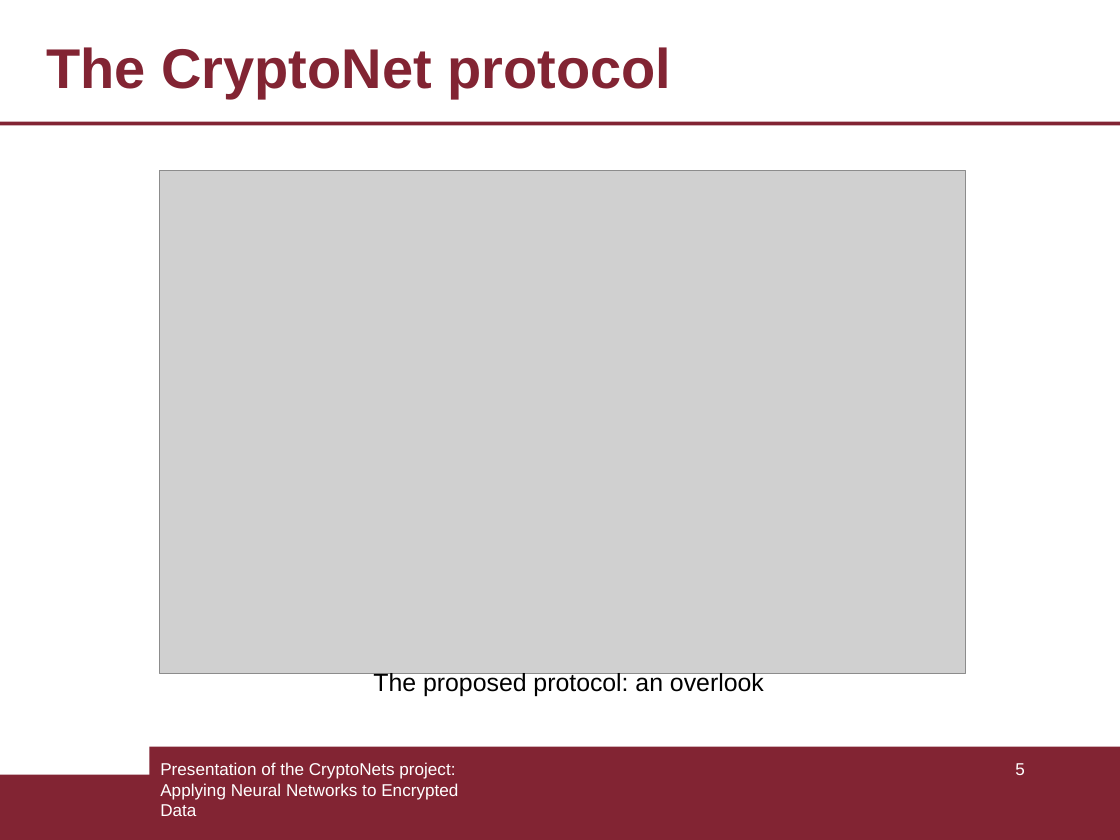
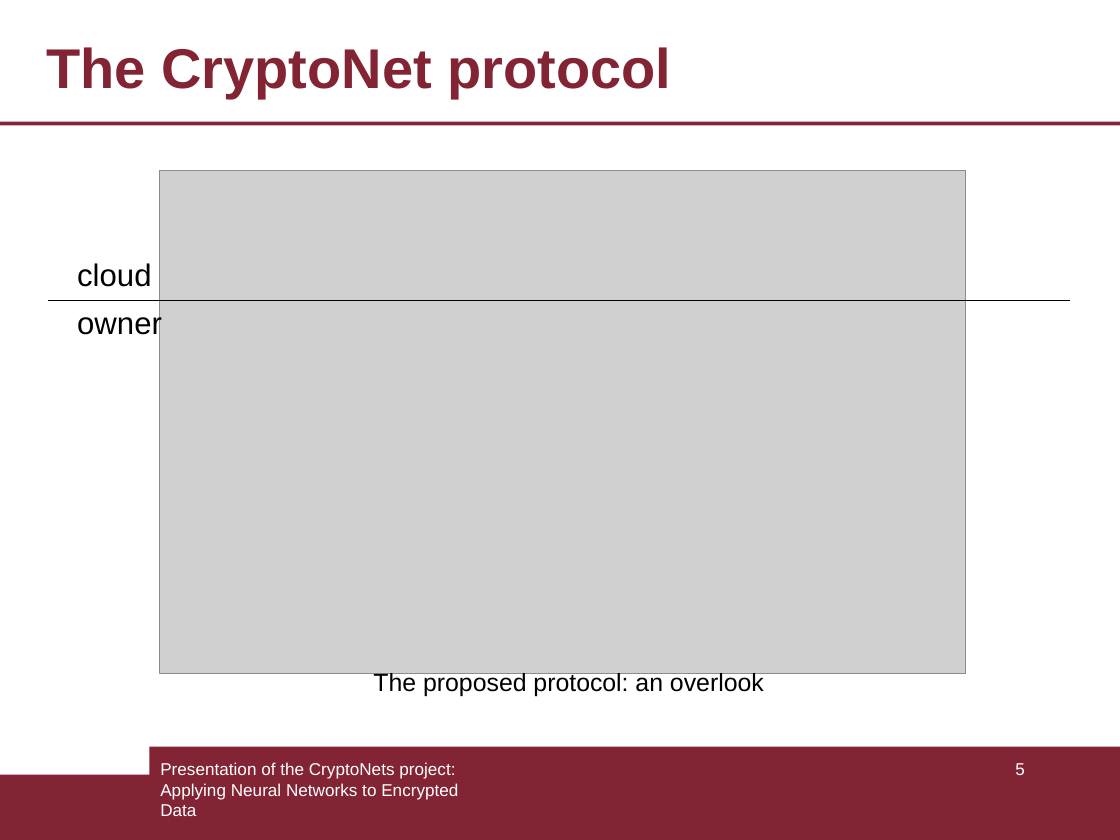
Before and after one commit to armandofln/CryptoNets-with-Python, a slide deck: slide 5 of slides/slide.odp. Drawn at 1120x840 pixels with LibreOffice and Linux fonts; fonts in the diff are those of the drawing; grey boxes stand for pictures. Boxes give left, top, right and bottom in pixels: in the first picture for what was removed or moved away, otherwise in the second. Text is boxed around its words. In the diff, an @@ line names an element or a change of style, - is before the commit and + after.

```diff
--- a/slides/slide.odp
+++ b/slides/slide.odp
@@ text added at <box>77,263,151,287</box>, 20 pt, text #000000 @@
+cloud
@@ line added from (48, 300) to (1070, 300), #000000 0 pt @@
@@ text added at <box>77,310,162,341</box>, 20 pt, text #000000 @@
+owner
```
Also in this commit, not shown: 3 other slides changed, 6 slides added, 1 slide removed, 6 other files.
